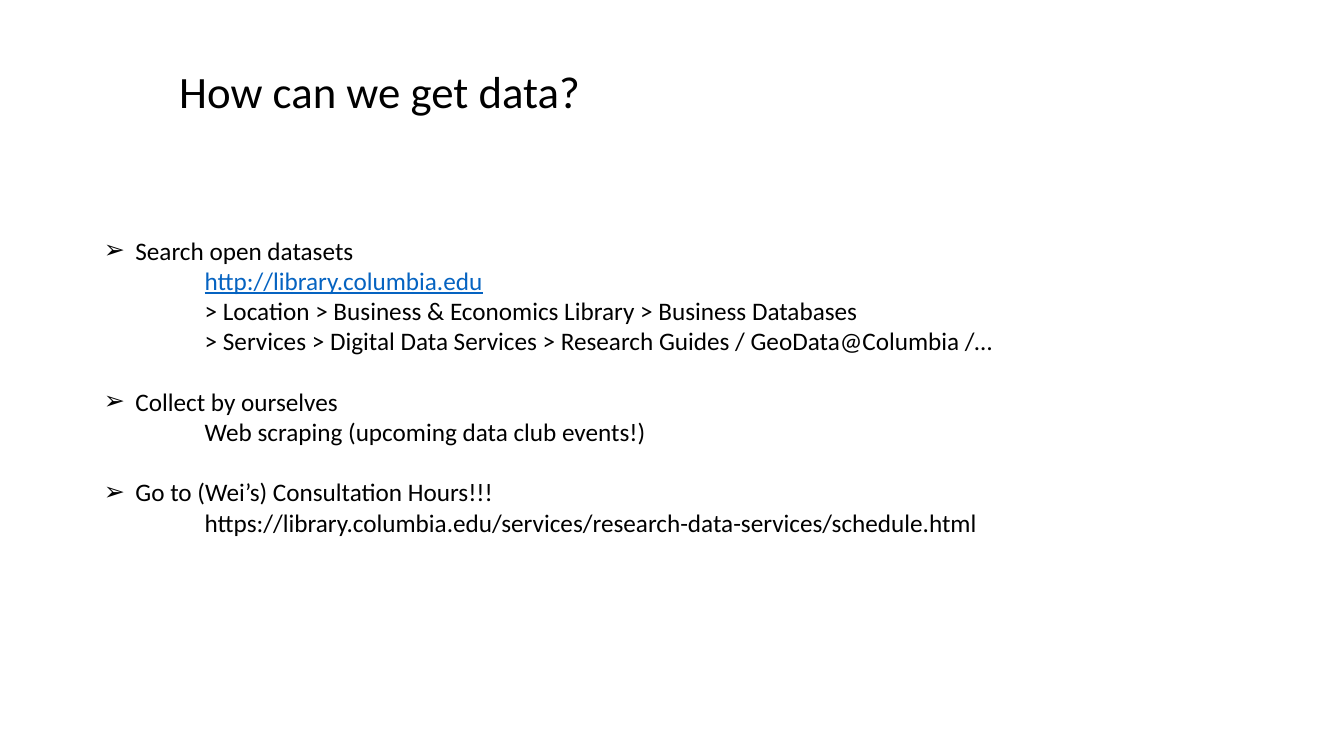
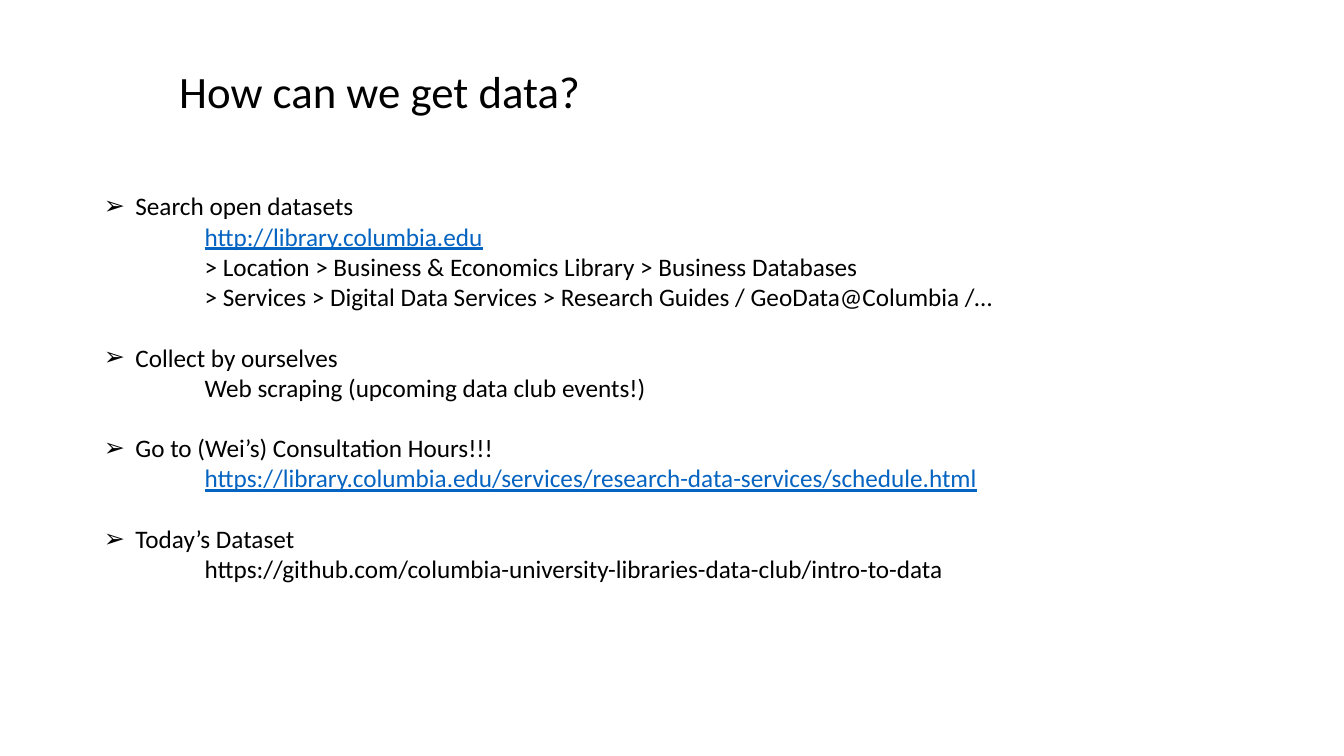
Before and after one commit to columbia-data-club/intro-to-data, a slide deck: slide 3 of intro to Python .pptx. Drawn at 1344x756 pixels with LibreOffice and Linux fonts; fonts in the diff are those of the drawing. Boxes give left, top, right and bottom in pixels: in the first picture for what was removed or moved away, otherwise in the second. Text is boxed around its words. In the diff, an @@ line names an element or a change of style, - is before the commit and + after.

```diff
--- a/intro to Python .pptx
+++ b/intro to Python .pptx
@@ text "Search open datasets": place and size @@
-text "Search open datasets" at box(135, 242, 977, 536)
+text "Search open datasets" at box(135, 197, 977, 583)
@@ text at box(205, 469, 977, 492): text colour #000000 to #0563C1, underline on in "https://library.columbia.edu/services/research-data-services ..." @@
@@ text at box(135, 530, 942, 583): paragraphs added @@
+➢ Today’s Dataset
+https://github.com/columbia-university-libraries-data-club/intro-to-data
```
